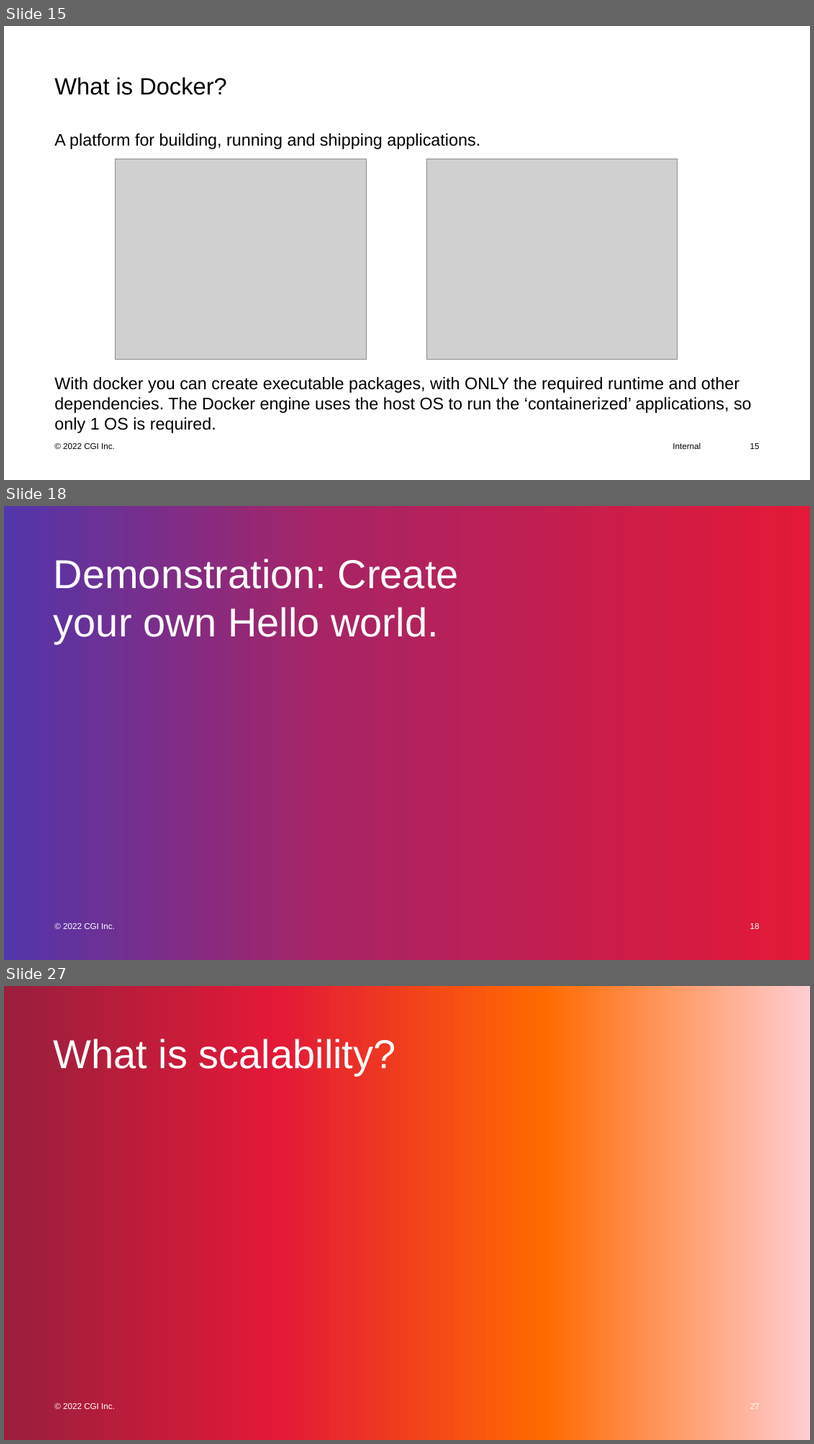
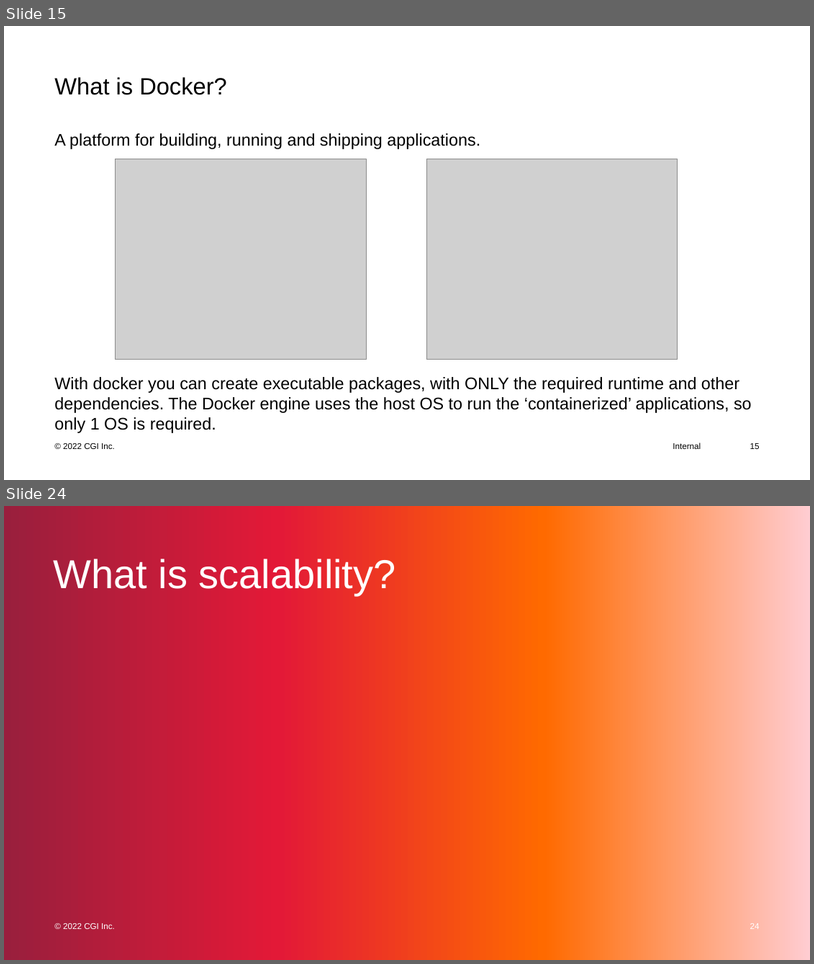
Before and after one commit to favna/docker-workshop, a slide deck: containerization.pptx. Shown one above the other, each under a label of ours: slides 15, 18 and 27 before the commit, slides 15 and 24 after it; the slides between them are not shown. The pictures are 814x1444 and 814x964 pixels, drawn with LibreOffice and Linux fonts; fonts in the diff are those of the drawing; grey boxes stand for pictures. Boxes give left, top, right and bottom in pixels: in the first picture for what was removed or moved away, otherwise in the second. Text is boxed around its words. In the diff, an @@ line names an element or a change of style, - is before the commit and + after.

```diff
--- a/containerization.pptx
+++ b/containerization.pptx
@@ slide 18 removed at <box>4,506,810,960</box>, background #FFFFFF; not listed: 2 template elements that a slide beside it also shows @@
@@ rectangle removed at <box>4,506,810,960</box> @@
@@ title removed at <box>54,556,459,644</box> @@
-Demonstration: Create your own Hello world.
@@ page number removed at <box>751,923,760,929</box> @@
-18
@@ what was slide 27 is now slide 24 @@
@@ page number at <box>751,923,760,929</box>: text changed @@
-27
+24
```
Also in this commit, not shown: 14 slides changed, 2 other slides removed, 30 other files.
